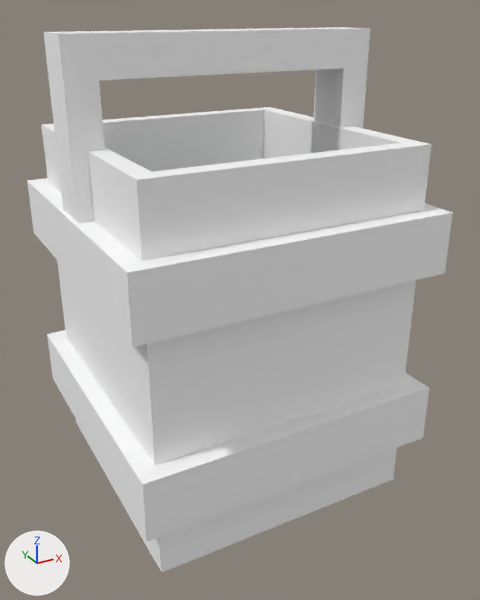
Two versions of the glTF model assets/synty/simple_fantasy/models/SF_Prop_Bucket_03.glb, one commit apart.
Camera for both pictures: a 50 mm lens placed at (-0.00612, -0.0119, 0.00982), pointed at (0.00019, -0.00042, 0.00408). The lights are fixed; the arrows at lower left show +X, +Y and +Z.

The first picture shows 'SF_Prop_Bucket_03'.
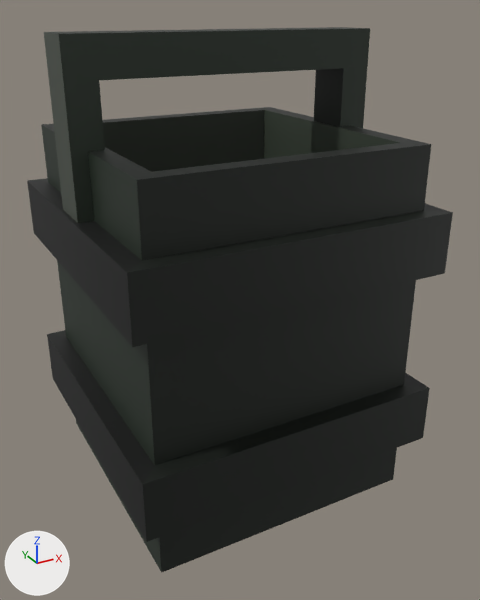
Location of each change, (x1, y1, x2, y2) in pixels of the pictures (480 x 600 px):
'SF_Prop_Bucket_03', surface changed (grey to black): (27, 27, 453, 573) in both

The edits, one by one:
Picture 'Undead_Footman_01' (img_undead_footman_01) is new.
In material 'lambert1' (mat_lambert1), base_color is no longer (1.0, 1.0, 1.0), white #ffffff.
In material 'lambert1' (mat_lambert1), texture is now set to img_undead_footman_01.
